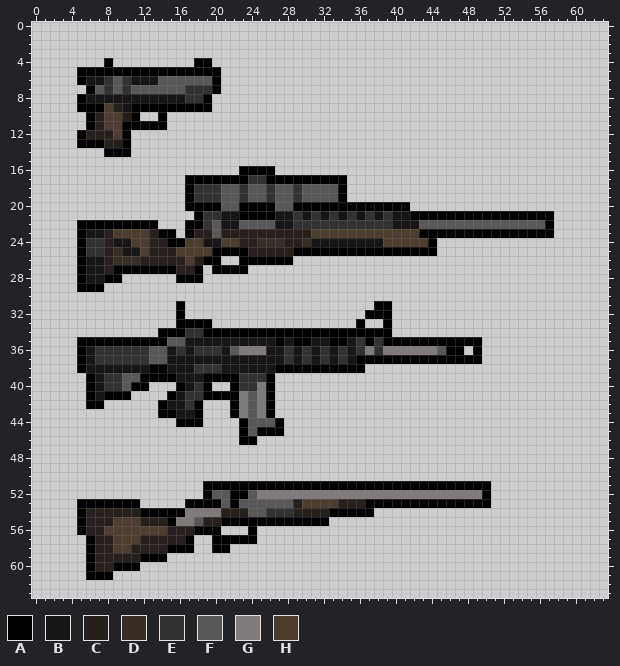
One commit to this pixel-art file: Sprites and animations/Guns.aseprite. The first picture shows the starting point.
64x64 pixels, 1 frame.
Palette (. is transparent): A #000000  B #171516  C #271f1b  D #382e25  E #323232  F #595757  G #807b7a  H #4c3d2e
Pixels before (only the part around the change), first column x 2:
 2 ..............................................................
 3 ..............................................................
 4 ......A.........AA............................................
 5 ...AAAAAAAAAAAAAAAA...........................................
 6 ...ABBEFEBBBFFFFFFA...........................................
 7 ....AFEFEFFFFFFEEEA...........................................
 8 ...ABBBBBBBBBBBEEA............................................
 9 ...AAAHCBAAAAAAAAA............................................
10 ....ACHHCA..A.................................................
11 ....ACHHAAAAA.................................................
12 ...ACCCHA.....................................................
13 ...AAACCA.....................................................
14 ......AAA.....................................................
15 ..............................................................
16 .....................AAAA.....................................
17 ...............AAAAAAAEEAAAAAAAAA.............................
18 ...............AEEEFFEFFEFFEFFFFA.............................
19 ...............AEEEFFEFFEFFEFFFFA.............................
20 ...............AAAAFFAAAAFFAAAAAAAAAAAAA......................
21 ................AEEBBAAAABBEBEBEBEBEBEBBAAAAAAAAAAAAAAAA......
22 ...AAAAAAAAA...AAEFBBFFFFBBEEEEEEEEEEEBBBFFFFFFFFFFFFFFA......
23 ...ABBCHHHHCAA.ACCFCCCCCCCCCCHHHHHHHHHHHHAAAAAAAAAAAAAAA......
24 ...AEECBBHHCCAAHHBBHHCCDDDCCDBBBBBBBBHHHHHA...................
25 ...AEECDBBHCCCHHHHAAAACCCCCAAAAAAAAAAAAAAAA...................
26 ...ABBCDDDCCCCCHCAA..AAAAAA...................................
27 ...ABBCAAAAAAACCA.AAAA........................................
28 ...ABBAA......AAA.............................................
29 ...AAA........................................................
30 ..............................................................
31 ..............A.....................AA........................
32 ..............A....................AAA........................
33 ..............AAAA................A..A........................
34 ............AAAEEAAAAAAAAAAAAAAAAAAAAA........................
35 ...AAAAAAAAAAFFBBBBBBBBBBABAABBAABEAEAAAAAAAAAAA..............
36 ...ABEEEEEEFFBEBEEEBFGGGBBEBEBEBEBEGEGGGGGGFAA.A..............
37 ...ABEEEEEEFFBBBBBBBBBBBBBEBEBEBEBAAAAAAAAAAAAAA..............
38 ...ABBBBBBBAABBBEEEBBBBBBAAAAAAAAAA...........................
39 ....ABEEFFAAAABBBAAAAEEEA.....................................
40 ....ABEEFAA...ABEA..AEEGA.....................................
41 ....ABAAA....ABEEAAAAGFGA.....................................
42 ....AA......ABBEA...AGFGA.....................................
43 ............AABBA...AGFGA.....................................
44 ..............AAA....AFFFA....................................
45 .....................AFAAA....................................
46 .....................AA.......................................
47 ..............................................................
48 ..............................................................
49 ..............................................................
50 ..............................................................
51 .................AAAAAAAAAAAAAAAAAAAAAAAAAAAAAAAA.............
52 .................AFFAAFGGGGGGGGGGGGGGGGGGGGGGGGGA.............
53 ...AAAAAAA.....AAAAFAFFFFFFCHHHHCCCAAAAAAAAAAAAAA.............
54 ...ACCCCCCAAAAAGGGGCCCFFEEECCCCAAAAA..........................
55 ...ACCCHHHCCCAGGFCCAAAAAAAAAAAA...............................
56 ...ACCHHHHHHHCCCAAA...A.......................................
57 ....ACCHHHCCCCCA..AAAAA.......................................
58 ....ACCHHCCCCAAA..AA..........................................
59 ....ACCCCCAAA.................................................
60 ....ACCAAA....................................................
61 ....AAA.......................................................
62 ..............................................................
63 ..............................................................
The result:
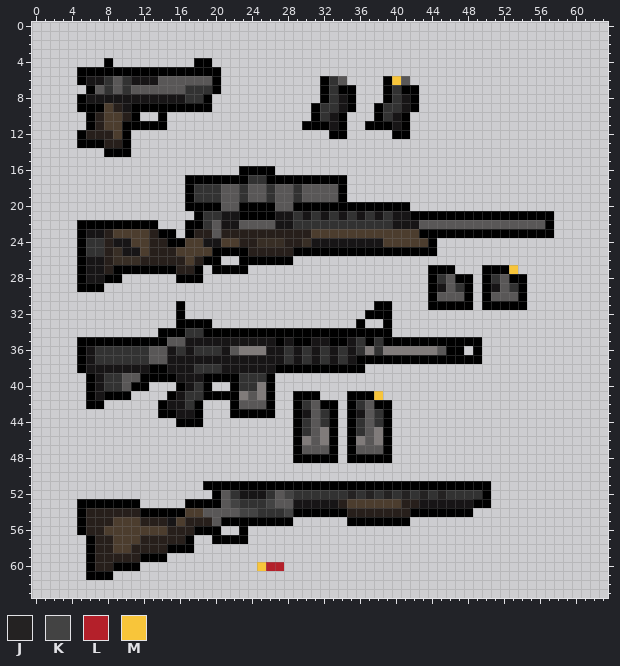
Colours new in this view: J #242222  K #434343  L #b4202a  M #f8c53a
Author's note on the commit: Gun shooting animation done
What changed:
y 6: x 32..34 ... -> AEF; x 39..41 ... -> AMF
y 7: x 32..35 .... -> AEAA; x 39..42 .... -> AEAA
y 8: x 32..35 .... -> AEBA; x 39..42 .... -> AEBA
y 9: x 31..35 ..... -> AEEBA; x 38..42 ..... -> AEEBA
y 10: x 31..34 .... -> AEBA; x 38..41 .... -> AEBA
y 11: x 30..34 ..... -> AAABA; x 37..41 ..... -> AAABA
y 12: x 33..34 .. -> AA; x 40..41 .. -> AA
y 27: x 44..46 ... -> AAA; x 50..53 .... -> AAAM
y 28: x 44..48 ..... -> AEFAA; x 50..54 ..... -> AEFAA
y 29: x 44..48 ..... -> ABFEA; x 50..54 ..... -> ABFEA
y 30: x 44..48 ..... -> AFFFA; x 50..54 ..... -> AFFFA
y 31: x 44..48 ..... -> AAAAA; x 50..54 ..... -> AAAAA
y 41: x 29..31 ... -> AAA; x 35..38 .... -> AAAM
y 42: x 23 G -> F; x 25 G -> F; x 29..33 ..... -> AEFAA; x 35..39 ..... -> AEFAA
y 43: x 23..25 GFG -> AAA; x 29..33 ..... -> ABFEA; x 35..39 ..... -> ABFEA
y 44: x 23..27 AFFFA -> .....; x 29..33 ..... -> AEFEA; x 35..39 ..... -> AEFEA
y 45: x 23..27 AFAAA -> .....; x 29..33 ..... -> AEFGA; x 35..39 ..... -> AEFGA
y 46: x 23..24 AA -> ..; x 29..33 ..... -> AGFGA; x 35..39 ..... -> AGFGA
y 47: x 29..33 ..... -> AFFFA; x 35..39 ..... -> AFFFA
y 48: x 29..33 ..... -> AAAAA; x 35..39 ..... -> AAAAA
y 52: x 19..20 AF -> .A; x 22..49 AAFGGGGGGGGGGGGGGGGGGGGGGGGG -> EBBBEFKEEEEEEJEJEJEJEJEJEEEE
y 53: x 22..26 AFFFF -> KEEEK; x 29..33 CHHHH -> BBBBB; x 35..48 CCAAAAAAAAAAAA -> HHHHHHCCBBBBBB
y 54: x 17..25 GGGGCCCFF -> HHFFFFKKE; x 28..32 ECCCC -> KAAAA; x 35..48 AAA........... -> CCCCCCCAAAAAAA
y 55: x 15..18 AGGF -> BHCC; x 20 C -> F; x 29..32 AAAA -> ....; x 35..41 ....... -> AAAAAAA
y 56: x 23..24 .A -> A.
y 57: x 24 A -> .
y 58: x 20..21 AA -> ..
y 60: x 25..27 ... -> MLL
Changed places in both pictures, as pixel boxes (x1, y1, x2, y2):
added: (302, 76, 419, 139)
added: (428, 265, 527, 310)
changed: (167, 391, 482, 571)
